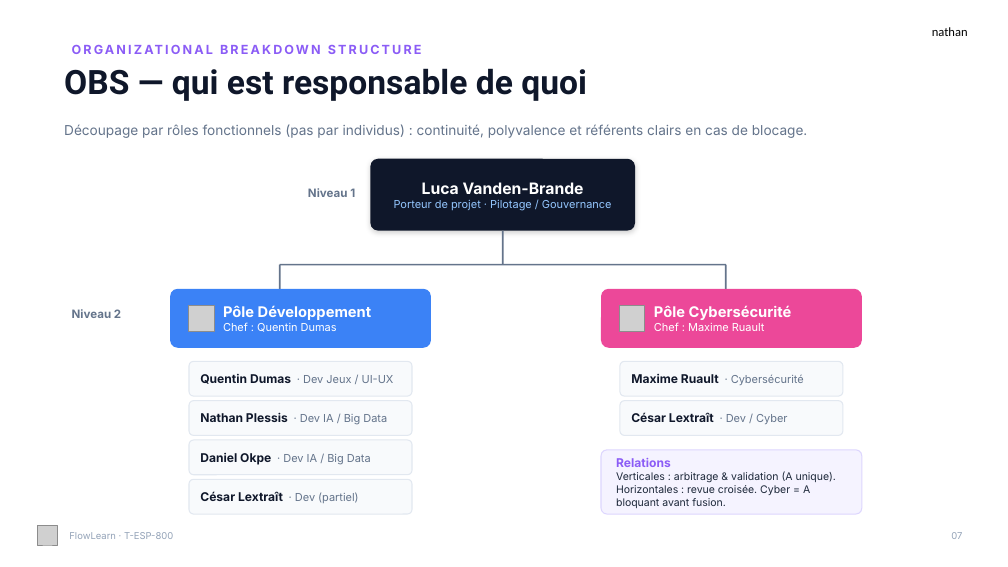
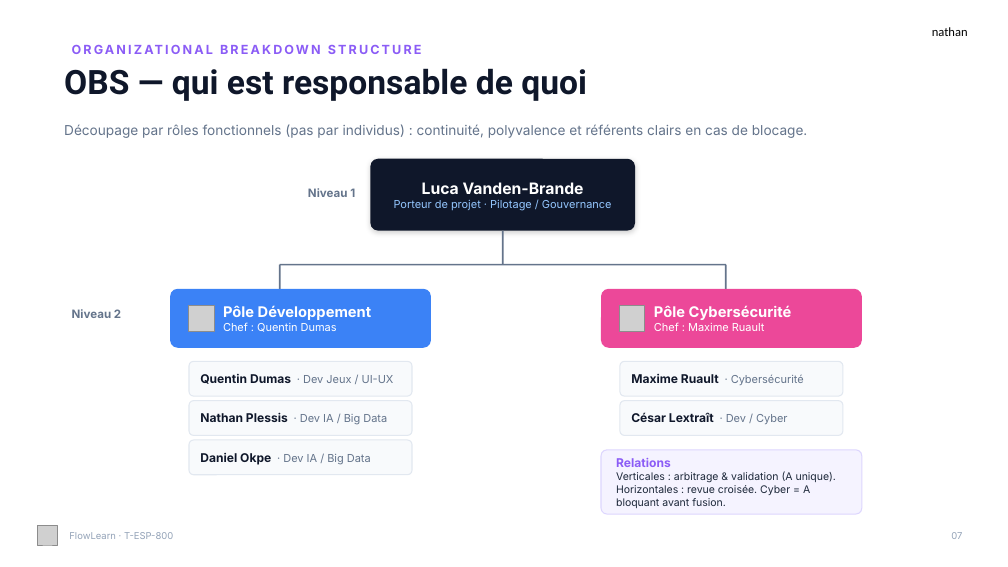
Before and after one commit to lucavdb06/flowlearn, a slide deck: slide 7 of Projet/FlowLearn_Soutenance.pptx. Drawn at 1008x567 pixels with LibreOffice and Linux fonts; fonts in the diff are those of the drawing; grey boxes stand for pictures. Boxes give left, top, right and bottom in pixels: in the first picture for what was removed or moved away, otherwise in the second. Text is boxed around its words. In the diff, an @@ line names an element or a change of style, - is before the commit and + after.

```diff
--- a/Projet/FlowLearn_Soutenance.pptx
+++ b/Projet/FlowLearn_Soutenance.pptx
@@ rounded rectangle removed at bbox=[189, 479, 412, 514] @@
@@ text removed at bbox=[200, 491, 358, 503] @@
-César Lextraît · Dev (partiel)
```
Also in this commit, not shown: 2 other slides changed, 5 other files.
